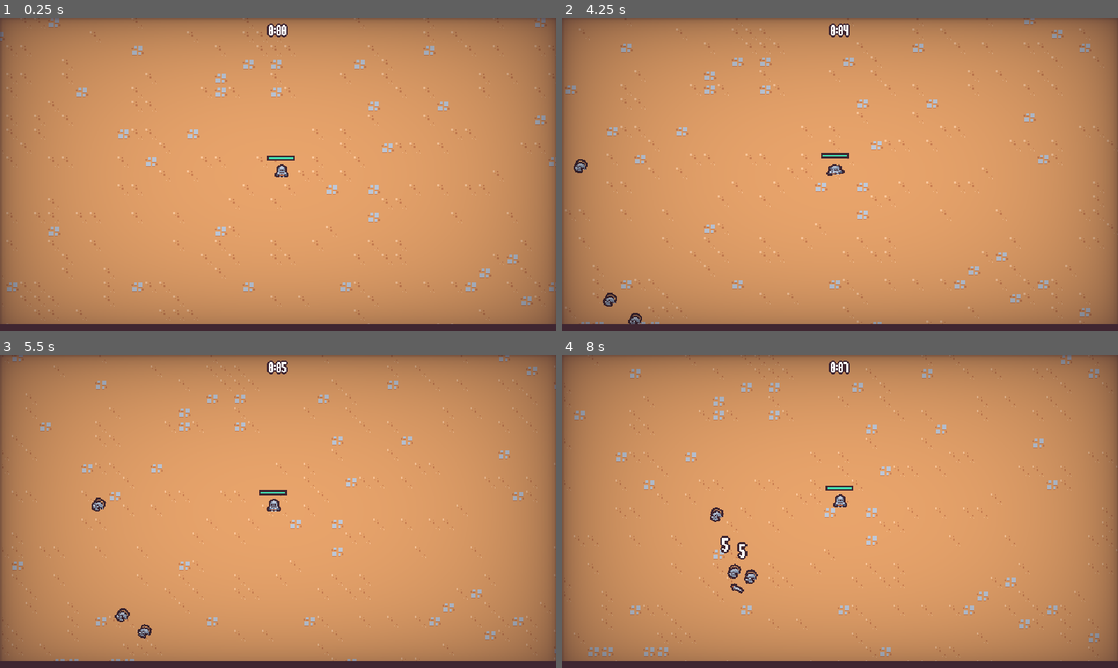
Above: before the commit, frames 1-4 (two rows, left to right).
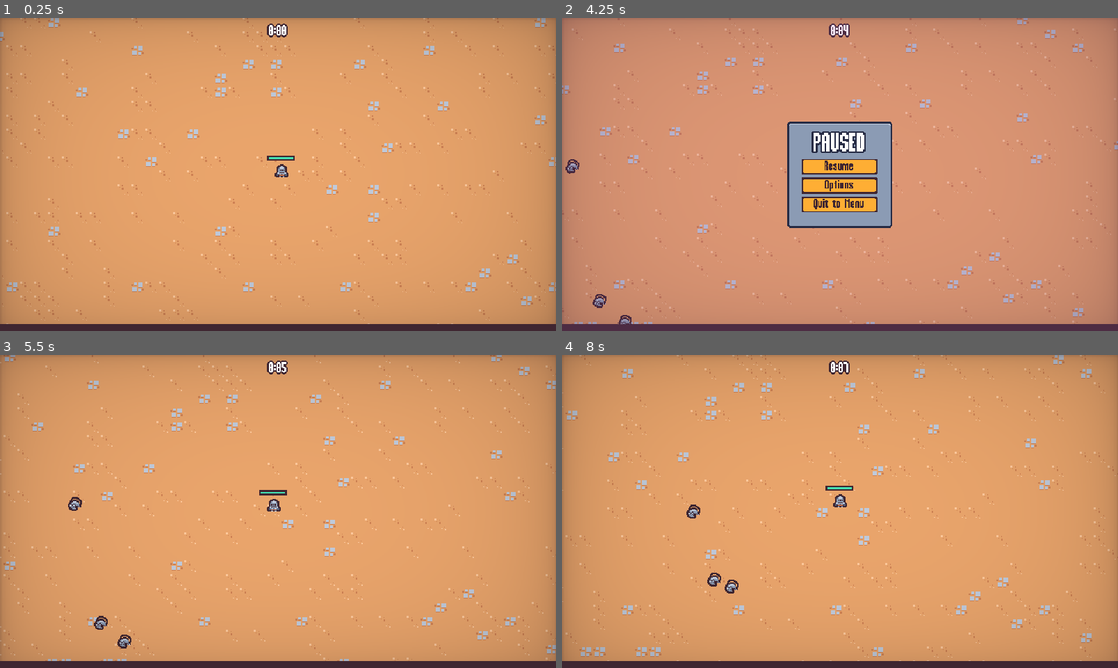
Above: after the commit, the same moments.

Repository: Yrainyw/2D-Survivors
Game: Godot game, scene res://Scenes/Main/Main.tscn
The game is run twice, just before and just after one commit, with the same random seed, the same clock (stepped at 60 frames per second) and the same inputs. This scene is started directly instead of the project's main scene.
Inputs (mouse positions are in pixels of both pictures, inside the frame that each line leads up to):
- Up to frame 1 (0.25 s): no input
- Up to frame 2 (4.25 s): move the mouse to (962, 158) at 0.52 s; press the mouse at (962, 158) at 0.53 s; hold D (move_right) 0.53-1.28 s; move the mouse to (728, 190) at 1.27 s; release the mouse at (728, 190) at 1.28 s; hold S (move_down) 1.28-2.03 s; click (728, 190) at 1.35 s; move the mouse to (895, 105) at 2.02 s; press the mouse at (895, 105) at 2.03 s; hold D (move_right) 2.03-2.78 s; move the mouse to (812, 237) at 2.77 s; release the mouse at (812, 237) at 2.78 s; hold W (move_up) 2.78-3.53 s; click (812, 237) at 2.85 s; move the mouse to (1006, 221) at 3.52 s; press the mouse at (1006, 221) at 3.53 s; hold A (move_left) from 3.53 s (still down); tap Escape (pause, bound only after the commit) at 4.15 s
- Up to frame 3 (5.5 s): release A (move_left) at 4.25 s; release the mouse at (444, 558) at 4.25 s; click (278, 502) at 4.25 s, where only the run after the commit has a clickable "Resume"; move the mouse to (111, 464) at 5.02 s; hold A (move_left) from 5.03 s (still down); click (111, 464) at 5.1 s
- Up to frame 4 (8 s): move the mouse to (867, 511) at 5.77 s; release A (move_left) at 5.78 s; press the mouse at (867, 511) at 5.78 s; hold S (move_down) 5.78-6.53 s; move the mouse to (756, 433) at 6.52 s; release the mouse at (756, 433) at 6.53 s; hold D (move_right) 6.53-7.28 s; click (756, 433) at 6.6 s; move the mouse to (962, 495) at 7.27 s; press the mouse at (962, 495) at 7.28 s; hold W (move_up) from 7.28 s (still down)

The runs differ from the first frame. In frame 1, 27% of the frame differs, in the area x 0-100%, y 0-98%; in frame 2, 22%; in frame 3, 29%; in frame 4, 30%.

Commit message:
Creating a Pause Menu

Diff:
--- a/Scenes/Main/Main.gd
+++ b/Scenes/Main/Main.gd
@@ -1,11 +1,19 @@
 extends Node
 
 @export var end_screen_scene : PackedScene
+
+var pause_menu_scene = preload("res://Scenes/UI/pause_menu.tscn")
 
 
 # 监听玩家死亡信号
 func _ready():
 	$%Player.health_component.died.connect(on_player_died)
+
+
+func _unhandled_input(event):
+	if event.is_action_pressed("pause"):
+		add_child(pause_menu_scene.instantiate())
+		get_tree().root.set_input_as_handled()
 
 
 # 玩家死亡后显示失败界面
--- a/Scenes/UI/options_menu.tscn
+++ b/Scenes/UI/options_menu.tscn
@@ -6,6 +6,7 @@
 [ext_resource type="PackedScene" uid="uid://cajykvtrp3ka6" path="res://Scenes/UI/sound_button.tscn" id="3_3nskd"]
 
 [node name="OptionsMenu" type="CanvasLayer"]
+layer = 2
 script = ExtResource("1_n5hk1")
 
 [node name="TileMap" type="TileMap" parent="."]
@@ -99,4 +100,4 @@
 text = "Back"
 
 [node name="Vignettes" parent="." instance=ExtResource("2_yg2pu")]
-layer = 2
+layer = 3
--- /dev/null
+++ b/Scenes/UI/pause_menu.gd
@@ -0,0 +1,63 @@
+extends CanvasLayer
+
+@onready var panel_container = %PanelContainer
+
+var options_menu_scene = preload("res://Scenes/UI/options_menu.tscn")
+var is_closing
+
+
+func _ready():
+	get_tree().paused = true
+	panel_container.pivot_offset = panel_container.size / 2
+	%ResumeButton.pressed.connect(on_resume_pressed)
+	%OptionsButton.pressed.connect(on_options_pressed)
+	%QuitButton.pressed.connect(on_quit_pressed)
+	$AnimationPlayer.play("default")
+
+	var tween = create_tween()
+
+	tween.tween_property(panel_container, "scale", Vector2.ZERO, 0)
+	tween.tween_property(panel_container, "scale", Vector2.ONE, .3)\
+	.set_ease(Tween.EASE_OUT).set_trans(Tween.TRANS_BACK)
+
+
+func _unhandled_input(event):
+	if event.is_action_pressed("pause"):
+		close()
+		get_tree().root.set_input_as_handled()
+
+
+func close():
+	if is_closing:
+		return
+
+	is_closing = true
+	$AnimationPlayer.play_backwards("default")
+
+	var tween = create_tween()
+
+	tween.tween_property(panel_container, "scale", Vector2.ONE, 0)
+	tween.tween_property(panel_container, "scale", Vector2.ZERO, .3)\
+	.set_ease(Tween.EASE_IN).set_trans(Tween.TRANS_BACK)
+	await tween.finished
+	get_tree().paused = false
+	queue_free()
+
+
+func on_resume_pressed():
+	close()
+
+
+func on_options_pressed():
+	var options_menu_instance = options_menu_scene.instantiate()
+	add_child(options_menu_instance)
+	options_menu_instance.back_pressed.connect(on_options_back_pressed.bind(options_menu_instance))
+
+
+func on_quit_pressed():
+	get_tree().paused = false
+	get_tree().change_scene_to_file("res://Scenes/UI/main_menu.tscn")
+
+
+func on_options_back_pressed(options_menu : Node):
+	options_menu.queue_free()
--- /dev/null
+++ b/Scenes/UI/pause_menu.tscn
@@ -0,0 +1,112 @@
+[gd_scene load_steps=6 format=3 uid="uid://cwp6f8fw54rs0"]
+
+[ext_resource type="Script" path="res://Scenes/UI/pause_menu.gd" id="1_fn0o0"]
+[ext_resource type="PackedScene" uid="uid://cajykvtrp3ka6" path="res://Scenes/UI/sound_button.tscn" id="3_rgrkw"]
+
+[sub_resource type="Animation" id="Animation_3ohi3"]
+length = 0.001
+tracks/0/type = "value"
+tracks/0/imported = false
+tracks/0/enabled = true
+tracks/0/path = NodePath("ColorRect:modulate")
+tracks/0/interp = 1
+tracks/0/loop_wrap = true
+tracks/0/keys = {
+"times": PackedFloat32Array(0),
+"transitions": PackedFloat32Array(1),
+"update": 0,
+"values": [Color(1, 1, 1, 1)]
+}
+
+[sub_resource type="Animation" id="Animation_jy0io"]
+resource_name = "default"
+length = 0.15
+step = 0.05
+tracks/0/type = "value"
+tracks/0/imported = false
+tracks/0/enabled = true
+tracks/0/path = NodePath("ColorRect:modulate")
+tracks/0/interp = 1
+tracks/0/loop_wrap = true
+tracks/0/keys = {
+"times": PackedFloat32Array(0, 0.15),
+"transitions": PackedFloat32Array(1, 1),
+"update": 0,
+"values": [Color(1, 1, 1, 0), Color(1, 1, 1, 1)]
+}
+
+[sub_resource type="AnimationLibrary" id="AnimationLibrary_6ftcu"]
+_data = {
+"RESET": SubResource("Animation_3ohi3"),
+"default": SubResource("Animation_jy0io")
+}
+
+[node name="PauseMenu" type="CanvasLayer"]
+process_mode = 3
+script = ExtResource("1_fn0o0")
+
+[node name="AnimationPlayer" type="AnimationPlayer" parent="."]
+libraries = {
+"": SubResource("AnimationLibrary_6ftcu")
+}
+
+[node name="ColorRect" type="ColorRect" parent="."]
+anchors_preset = 15
+anchor_right = 1.0
+anchor_bottom = 1.0
+grow_horizontal = 2
+grow_vertical = 2
+color = Color(0.607843, 0.298039, 0.639216, 0.352941)
+
+[node name="MarginContainer" type="MarginContainer" parent="."]
+anchors_preset = 15
+anchor_right = 1.0
+anchor_bottom = 1.0
+grow_horizontal = 2
+grow_vertical = 2
+
+[node name="PanelContainer" type="PanelContainer" parent="MarginContainer"]
+unique_name_in_owner = true
+custom_minimum_size = Vector2(118, 140)
+layout_mode = 2
+size_flags_horizontal = 4
+size_flags_vertical = 4
+
+[node name="MarginContainer" type="MarginContainer" parent="MarginContainer/PanelContainer"]
+layout_mode = 2
+theme_override_constants/margin_left = 8
+theme_override_constants/margin_right = 8
+theme_override_constants/margin_bottom = 8
+
+[node name="VBoxContainer" type="VBoxContainer" parent="MarginContainer/PanelContainer/MarginContainer"]
+custom_minimum_size = Vector2(115, 2.08165e-12)
+layout_mode = 2
+size_flags_horizontal = 4
+size_flags_vertical = 4
+
+[node name="Label" type="Label" parent="MarginContainer/PanelContainer/MarginContainer/VBoxContainer"]
+layout_mode = 2
+theme_type_variation = &"BlueOutlineLabel"
+theme_override_font_sizes/font_size = 32
+text = "PAUSED"
+horizontal_alignment = 1
+
+[node name="VBoxContainer" type="VBoxContainer" parent="MarginContainer/PanelContainer/MarginContainer/VBoxContainer"]
+custom_minimum_size = Vector2(100, 2.08165e-12)
+layout_mode = 2
+size_flags_horizontal = 4
+
+[node name="ResumeButton" parent="MarginContainer/PanelContainer/MarginContainer/VBoxContainer/VBoxContainer" instance=ExtResource("3_rgrkw")]
+unique_name_in_owner = true
+layout_mode = 2
+text = "Resume"
+
+[node name="OptionsButton" parent="MarginContainer/PanelContainer/MarginContainer/VBoxContainer/VBoxContainer" instance=ExtResource("3_rgrkw")]
+unique_name_in_owner = true
+layout_mode = 2
+text = "Options"
+
+[node name="QuitButton" parent="MarginContainer/PanelContainer/MarginContainer/VBoxContainer/VBoxContainer" instance=ExtResource("3_rgrkw")]
+unique_name_in_owner = true
+layout_mode = 2
+text = "Quit to Menu"
--- a/Scenes/UI/vignettes.tscn
+++ b/Scenes/UI/vignettes.tscn
@@ -68,7 +68,7 @@
 [sub_resource type="ShaderMaterial" id="ShaderMaterial_63agw"]
 shader = ExtResource("1_r1jqa")
 shader_parameter/vignette_intensity = 0.682
-shader_parameter/vignette_opacity = 0.2
+shader_parameter/vignette_opacity = 0.08
 shader_parameter/vignette_rgb = Color(0.247059, 0.14902, 0.192157, 1)
 
 [node name="Vignettes" type="CanvasLayer"]
--- a/project.godot
+++ b/project.godot
@@ -67,6 +67,12 @@
 "events": [Object(InputEventMouseButton,"resource_local_to_scene":false,"resource_name":"","device":-1,"window_id":0,"a …(242 unchanged characters)…
 ]
 }
+pause={
+"deadzone": 0.5,
+"events": [Object(InputEventKey,"resource_local_to_scene":false,"resource_name":"","device":-1,"window_id":0,"alt_pressed":false,"shift_pressed":false,"ctrl_pressed":false,"meta_pressed":false,"pressed":false,"keycode":0,"physical_keycode":4194305,"key_label":0,"unicode":0,"echo":false,"script":null)
+, Object(InputEventKey,"resource_local_to_scene":false,"resource_name":"","device":-1,"window_id":0,"alt_pressed":false,"shift_pressed":false,"ctrl_pressed":false,"meta_pressed":false,"pressed":false,"keycode":0,"physical_keycode":80,"key_label":0,"unicode":112,"echo":false,"script":null)
+]
+}
 
 [layer_names]
 
